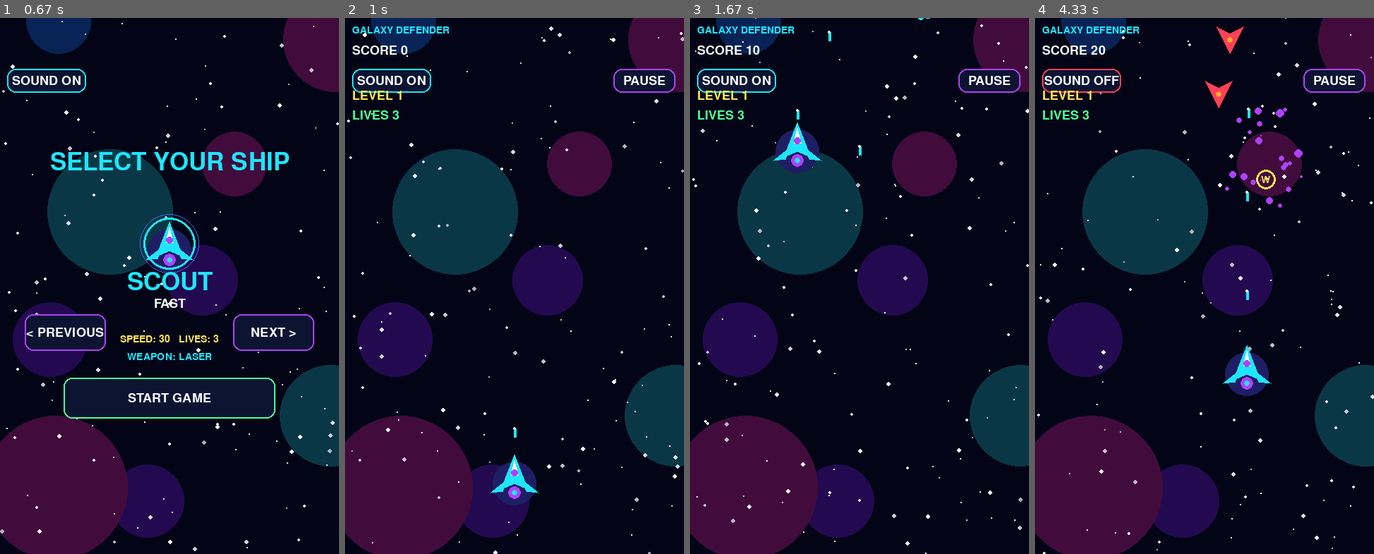
Above: before the commit, frames 1-4 (left to right).
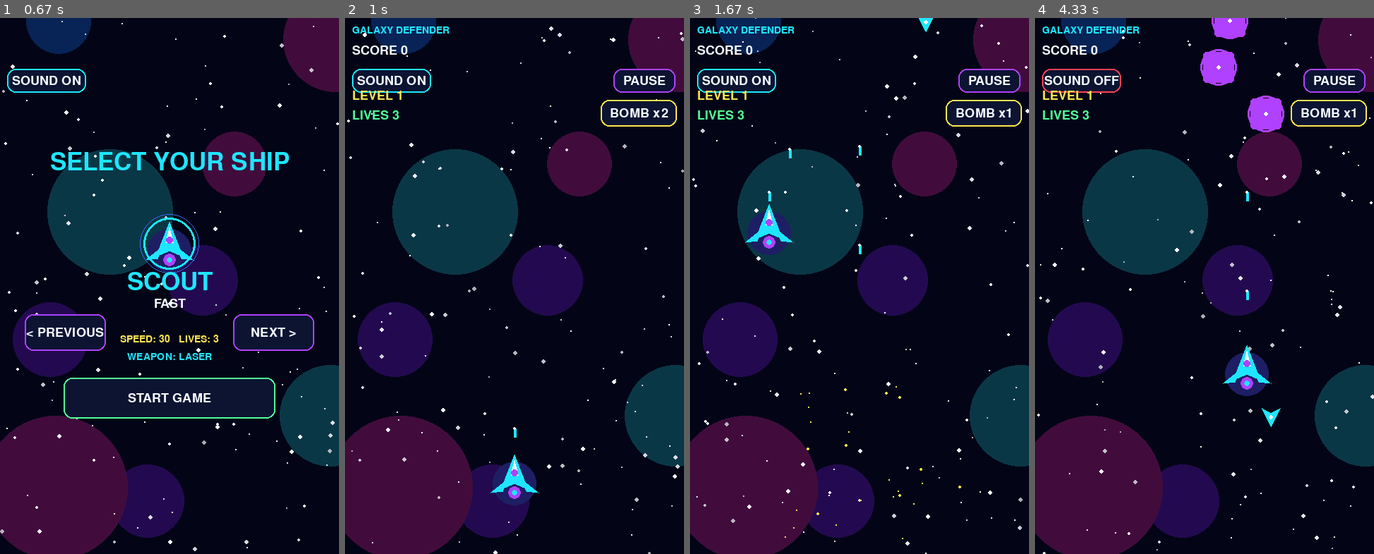
Above: after the commit, the same moments.

Repository: chaabiyoussef66-debug/galaxy-defender
Game: pygame game, started from main.py
Two runs of this game, one before a commit and one after it. Both use one fixed random seed, a clock stepped at 60 frames per second and the inputs below.
Inputs (mouse positions are in pixels of both pictures, inside the frame that each line leads up to):
- Up to frame 1 (0.67 s): click "CHOOSE SHIP" at 0.38 s
- Up to frame 2 (1 s): click "START GAME" at 0.72 s
- Up to frame 3 (1.67 s): click (984, 114) at 1.05 s, where only the run after the commit has a clickable "BOMB x2"; click "LEVEL 1" at 1.38 s
- Up to frame 4 (4.33 s): click (1123, 291) at 1.72 s; click (1238, 403) at 2.05 s; click (1099, 205) at 2.38 s; click (1099, 409) at 2.72 s; tap Enter at 3 s; click (1326, 473) at 3.38 s; click (1245, 334) at 3.72 s; click (1116, 87) at 4.05 s

Frame 1 is identical in both runs. In frame 2, 1.1% of the frame differs, in the area x 75-98%, y 15-21%; in frame 3, 3.0%; in frame 4, 3.2%, in the area x 16-98%, y 0-77%.

Commit message:
Add enemy classes, combo scoring and bomb weapon

Diff:
--- a/main.py
+++ b/main.py
@@ -263,6 +263,7 @@
     global px, py, bullets, enemies, drops, particles, enemy_bullets
     global score, lives, level, boss, spawn_timer, shot_timer
     global shield_timer, weapon_timer, boss_done, shake, boss_warning_timer
+    global combo, combo_timer, bombs, bomb_flash
 
     px, py = W / 2, H - 110
     bullets, enemies, drops, particles, enemy_bullets = [], [], [], [], []
@@ -273,6 +274,7 @@
     boss_done = 0
     boss_warning_timer = 0
     shake = 0
+    combo, combo_timer, bombs, bomb_flash = 0, 0, 2, 0
 
 MENU, SELECT_SHIP, PLAY, PAUSE, OVER, EXIT_CONFIRM = range(6)
 state = MENU
@@ -288,6 +290,7 @@
 ship_prev_button = pygame.Rect(35, 420, 115, 52)
 ship_next_button = pygame.Rect(W - 150, 420, 115, 52)
 ship_start_button = pygame.Rect(90, 510, 300, 58)
+bomb_button = pygame.Rect(W - 118, 116, 108, 38)
 
 reset_game()
 running = True
@@ -351,6 +354,16 @@
                 if pause_button.collidepoint(pos):
                     state = PAUSE
                     touching = False
+                elif bomb_button.collidepoint(pos):
+                    if bombs > 0:
+                        bombs -= 1
+                        bomb_flash = 900
+                        enemies.clear()
+                        enemy_bullets.clear()
+                        if boss is not None:
+                            boss["hp"] -= 18
+                        explosion(px, py, YELLOW, 45)
+                        play_sound(power_sound)
                 else:
                     touching = True
                     touch_pos = pos
@@ -454,6 +467,10 @@
         shield_timer = max(0, shield_timer - dt)
         weapon_timer = max(0, weapon_timer - dt)
         boss_warning_timer = max(0, boss_warning_timer - dt)
+        combo_timer = max(0, combo_timer - dt)
+        bomb_flash = max(0, bomb_flash - dt)
+        if combo_timer == 0:
+            combo = 0
         shake = max(0, shake - dt)
 
         level = score // 100 + 1
@@ -505,55 +522,58 @@
 
         # Enemy spawning
         if boss is None and spawn_timer > max(300, 850 - level * 35):
-            enemies.append([
-                random.randint(25, W - 25), -25,
-                random.uniform(1.5, 2.8) + level * 0.15,
-                random.randint(14, 21)
-            ])
+            kind = random.choices(["scout", "armored", "shooter"], weights=[55, 25, 20], k=1)[0]
+            base = {"scout": (3.4, 13, 1), "armored": (1.25, 22, 3), "shooter": (2.0, 17, 1)}[kind]
+            enemies.append({"x": random.randint(25, W - 25), "y": -25,
+                "speed": base[0] + level * 0.10, "radius": base[1],
+                "kind": kind, "hp": base[2], "fire": random.randint(700, 1500)})
             spawn_timer = 0
 
         for e in enemies[:]:
-            e[1] += e[2]
-            ex, ey, speed, radius = e
-
-            pygame.draw.polygon(screen, RED, [
-                (int(ex), int(ey + radius)),
-                (int(ex - radius), int(ey - radius)),
-                (int(ex), int(ey - radius // 2)),
-                (int(ex + radius), int(ey - radius))
-            ])
-            pygame.draw.circle(screen, ORANGE, (int(ex), int(ey)), 4)
-
-            hit = False
+            e["y"] += e["speed"]
+            ex, ey, radius = e["x"], e["y"], e["radius"]
+            kind = e["kind"]
+            color = {"scout": CYAN, "armored": PURPLE, "shooter": ORANGE}[kind]
+            if kind == "armored":
+                pygame.draw.circle(screen, color, (int(ex), int(ey)), radius + 4, 3)
+                pygame.draw.rect(screen, color, (int(ex-radius), int(ey-radius), radius*2, radius*2), border_radius=5)
+            elif kind == "shooter":
+                pygame.draw.polygon(screen, ORANGE, [(int(ex), int(ey+radius)), (int(ex-radius), int(ey-radius)), (int(ex+radius), int(ey-radius))])
+                e["fire"] -= dt
+                if e["fire"] <= 0 and ey < H - 170:
+                    enemy_bullets.append([ex, ey + radius, 3.8 + level * 0.08])
+                    e["fire"] = random.randint(1500, 2300)
+            else:
+                pygame.draw.polygon(screen, CYAN, [(int(ex), int(ey+radius)), (int(ex-radius), int(ey-radius)), (int(ex), int(ey-radius//2)), (int(ex+radius), int(ey-radius))])
+            pygame.draw.circle(screen, WHITE, (int(ex), int(ey)), 3)
+
             for b in bullets[:]:
                 if math.hypot(ex - b[0], ey - b[1]) < radius + 9:
                     bullets.remove(b)
-                    hit = True
+                    e["hp"] -= 1
+                    if e["hp"] <= 0:
+                        enemies.remove(e)
+                        combo = min(5, combo + 1) if combo_timer > 0 else 1
+                        combo_timer = 2400
+                        score += 10 * combo
+                        explosion(ex, ey, color, 26 if kind == "armored" else 18)
+                        play_sound(hit_sound)
+                        if random.random() < 0.20:
+                            drops.append([ex, ey, random.choice(["shield", "weapon"])])
                     break
-
-            if hit:
-                enemies.remove(e)
-                score += 10
-                explosion(ex, ey, random.choice([ORANGE, CYAN, PURPLE]))
-                play_sound(hit_sound)
-
-                if random.random() < 0.20:
-                    drops.append([
-                        ex, ey,
-                        random.choice(["shield", "weapon"])
-                    ])
+            if e not in enemies:
                 continue
-
             if ey > H + 25:
                 enemies.remove(e)
                 lives -= 1
+                combo, combo_timer = 0, 0
                 shake = 150
                 continue
-
             if math.hypot(ex - px, ey - py) < radius + 18:
                 enemies.remove(e)
                 if shield_timer <= 0:
                     lives -= 1
+                    combo, combo_timer = 0, 0
                     shake = 220
                     explosion(px, py, RED)
                     play_sound(hit_sound)
@@ -610,6 +630,7 @@
                 explosion(bx, by, PURPLE, 55)
                 score += 100
                 lives = min(5, lives + 1)
+                bombs = min(4, bombs + 1)
                 boss = None
                 play_sound(power_sound)
 
@@ -656,7 +677,9 @@
         text("LIVES " + str(lives), font, GREEN, 10, 129)
 
         draw_button(pause_button, "PAUSE", PURPLE)
-
+        draw_button(bomb_button, "BOMB x" + str(bombs), YELLOW)
+        if combo > 1 and combo_timer > 0:
+            text("COMBO x" + str(combo), font, YELLOW, W / 2, 70, True)
         if boss_warning_timer > 0:
             warning_box = pygame.Rect(35, 220, W - 70, 54)
             pygame.draw.rect(screen, (45, 8, 20), warning_box, border_radius=12)
